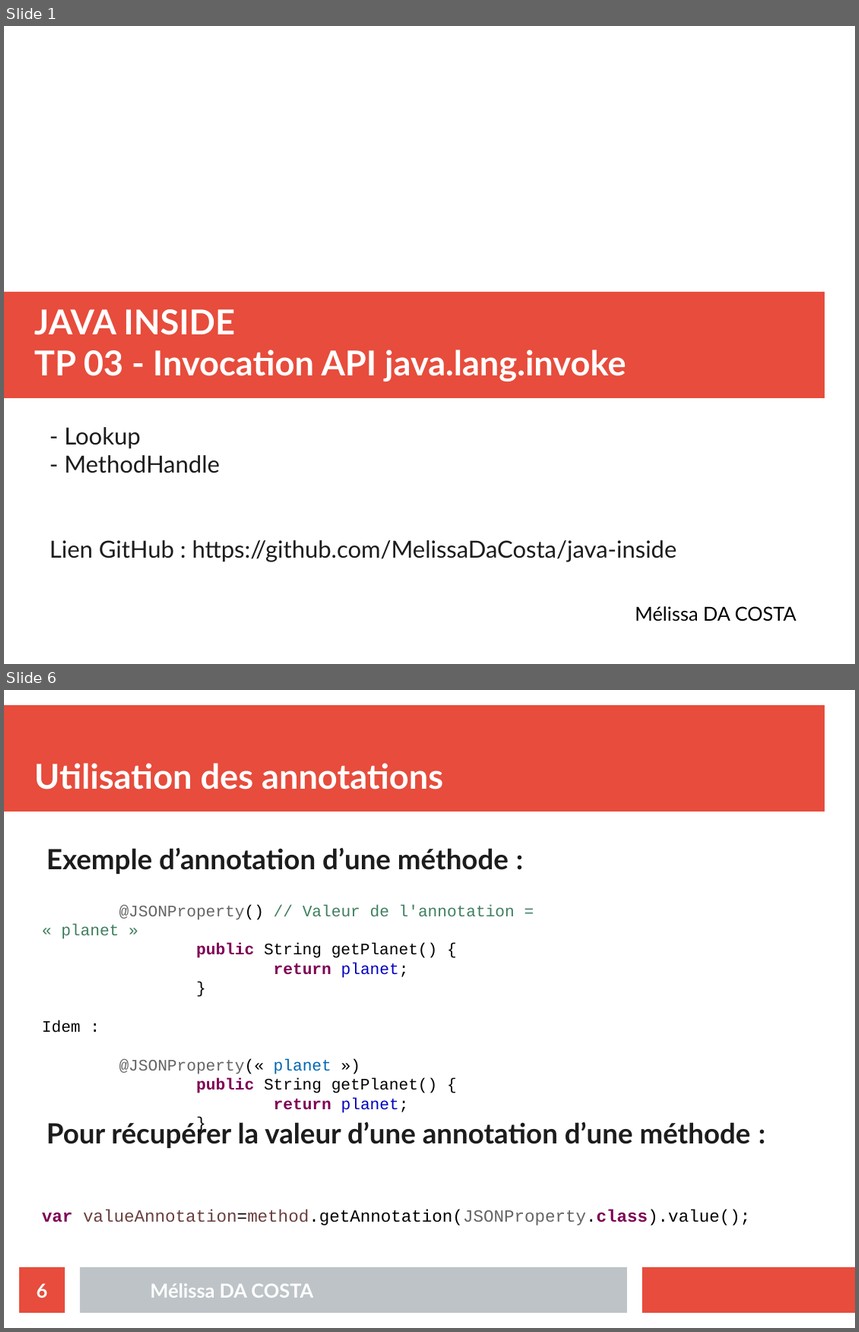
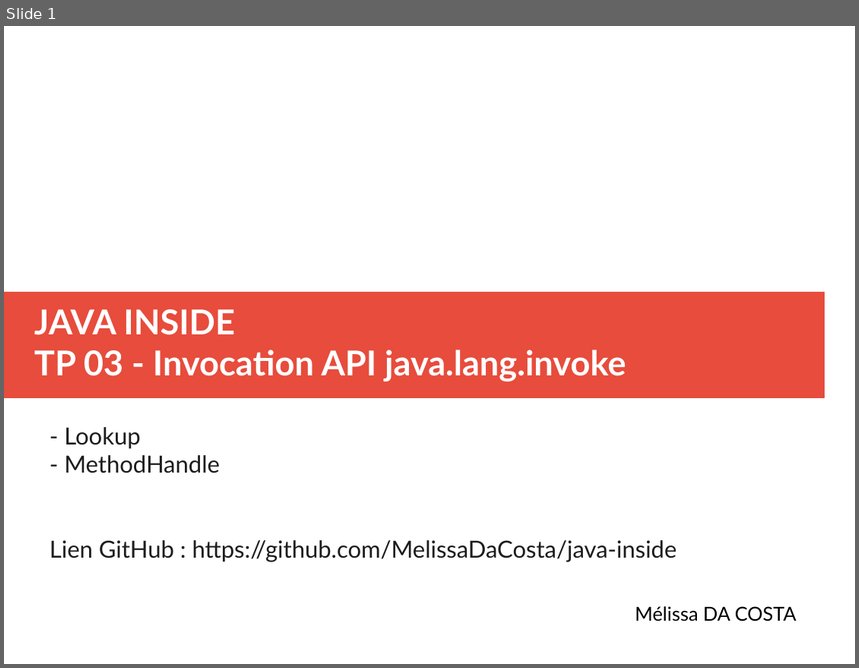
Before and after one commit to MelissaDaCosta/java-inside, a slide deck: lab3/Mélissa_DA_COSTA_slides_TP03.odp. Shown one above the other, each under a label of ours: slides 1 and 6 before the commit, slide 1 after it; the slides between them are not shown. The pictures are 859x1332 and 859x668 pixels, drawn with LibreOffice and Linux fonts; fonts in the diff are those of the drawing. Boxes give left, top, right and bottom in pixels: in the first picture for what was removed or moved away, otherwise in the second. Text is boxed around its words. In the diff, an @@ line names an element or a change of style, - is before the commit and + after.

```diff
--- a/lab3/Mélissa_DA_COSTA_slides_TP03.odp
+++ b/lab3/Mélissa_DA_COSTA_slides_TP03.odp
@@ slide 6 removed at <box>4,690,855,1328</box>, background #FFFFFF @@
@@ rectangle removed at <box>4,705,825,812</box> @@
@@ title removed at <box>34,763,443,790</box> @@
-Utilisation des annotations
@@ text removed at <box>47,848,751,1148</box> @@
-Exemple d’annotation d’une méthode :
-Pour récupérer la valeur d’une annotation d’une méthode :
@@ text removed at <box>42,905,515,1113</box> @@
-@JSONProperty() // Valeur de l'annotation = « planet »
-public String getPlanet() {
-return planet;
-}
-Idem :
-@JSONProperty(« planet »)
-public String getPlanet() {
-return planet;
-}
@@ text removed at <box>42,1210,750,1226</box> @@
-var valueAnnotation=method.getAnnotation(JSONProperty.class).value();
@@ page number removed at <box>19,1268,65,1313</box> @@
-6
@@ rectangle removed at <box>80,1268,627,1313</box> @@
@@ rectangle removed at <box>643,1268,855,1313</box> @@
@@ text removed at <box>150,1284,313,1298</box> @@
-Mélissa DA COSTA
```
Also in this commit, not shown: 1 slide changed, 6 slides added, 4 other slides removed, 4 other files.
